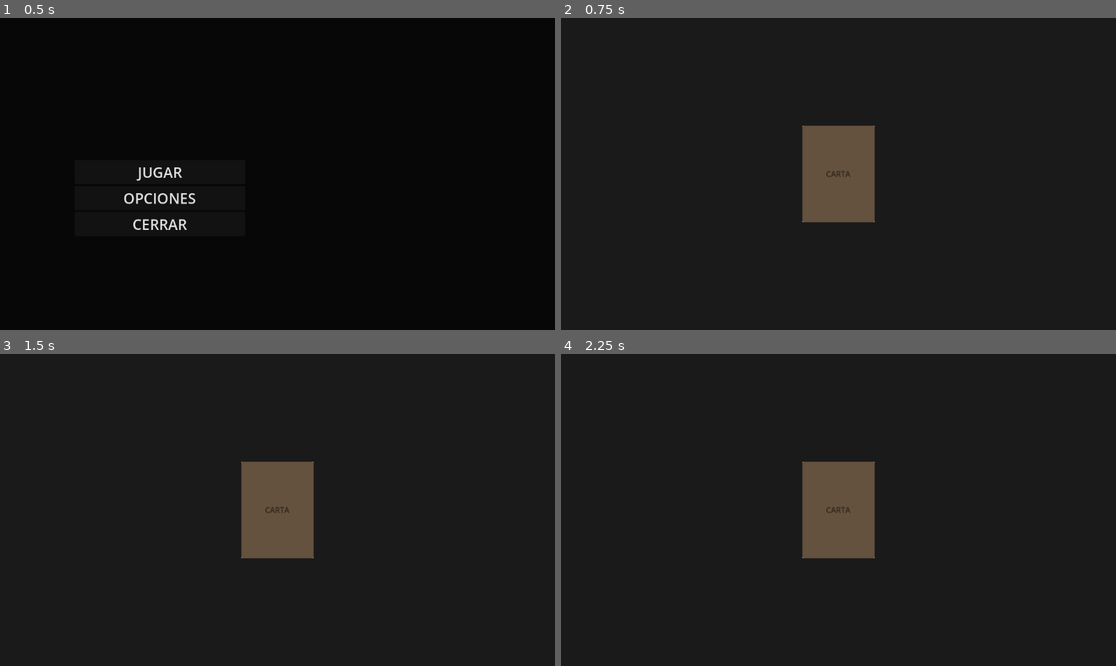
Above: before the commit, frames 1-4 (two rows, left to right).
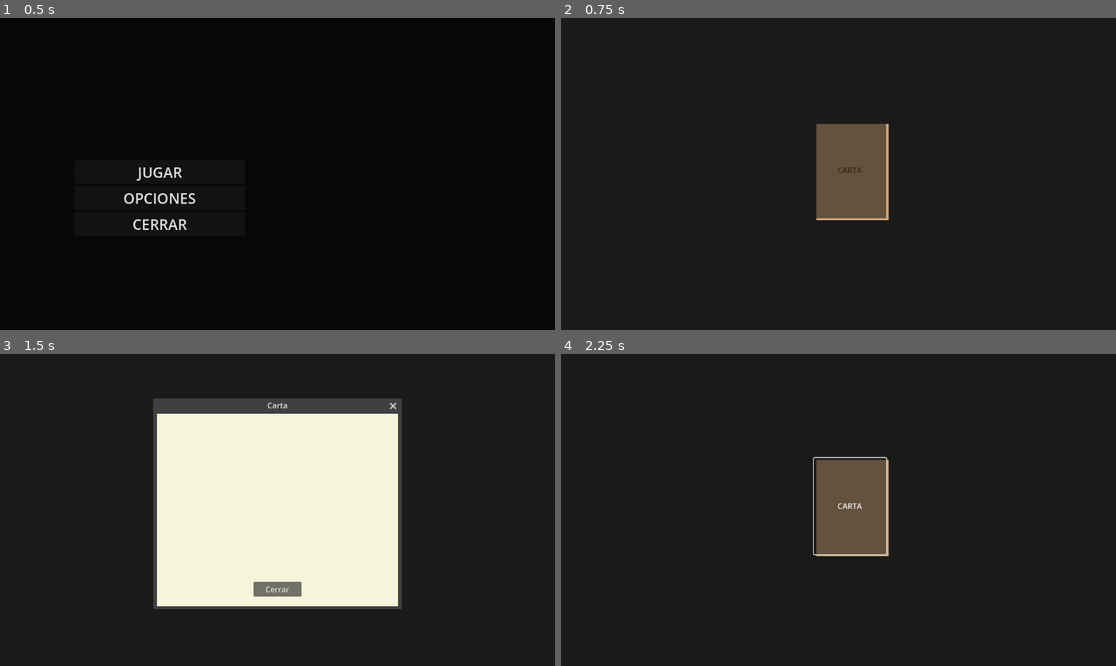
Above: after the commit, the same moments.

Repository: shiarauzo/Lima-game-jam-2026
Game: Godot game, scene res://scenes/main_menu.tscn
The game is run twice, just before and just after one commit, with the same random seed, the same clock (stepped at 60 frames per second) and the same inputs.
Inputs (mouse positions are in pixels of both pictures, inside the frame that each line leads up to):
- Up to frame 1 (0.5 s): no input
- Up to frame 2 (0.75 s): click "JUGAR" at 0.5 s
- Up to frame 3 (1.5 s): click "CARTA" at 1.25 s
- Up to frame 4 (2.25 s): click (838, 588) at 2 s, where only the run after the commit has a clickable "Cerrar"

Frame 1 is identical in both runs. In frame 2, 1.9% of the frame differs, in the area x 43-60%, y 33-66%; in frame 3, 30%, in the area x 27-73%, y 14-82%; in frame 4, 2.0%.

Commit message:
add modal interaction

Diff:
--- a/scenes/firstlevel.gd
+++ b/scenes/firstlevel.gd
@@ -3,7 +3,8 @@
 @onready var card_modal = $CardModal
 
 func _on_card_pressed() -> void:
-	card_modal.popup_centered()
+	print("Card pressed")
+	card_modal.show()
 
 func _on_card_modal_close_requested() -> void:
 	card_modal.hide()
--- a/scenes/firstlevel.tscn
+++ b/scenes/firstlevel.tscn
@@ -10,41 +10,6 @@
 grow_horizontal = 2
 grow_vertical = 2
 script = ExtResource("1_script")
-
-[node name="Background" type="ColorRect" parent="."]
-layout_mode = 1
-anchors_preset = 15
-anchor_right = 1.0
-anchor_bottom = 1.0
-grow_horizontal = 2
-grow_vertical = 2
-color = Color(0.101961, 0.101961, 0.101961, 1)
-
-[node name="Card" type="Button" parent="."]
-layout_mode = 1
-anchors_preset = 8
-anchor_left = 0.5
-anchor_top = 0.5
-anchor_right = 0.5
-anchor_bottom = 0.5
-offset_left = -75.0
-offset_top = -100.0
-offset_right = 75.0
-offset_bottom = 100.0
-grow_horizontal = 2
-grow_vertical = 2
-theme_override_colors/font_color = Color(0.2, 0.15, 0.1, 1)
-text = "CARTA"
-
-[node name="CardColorRect" type="ColorRect" parent="Card"]
-show_behind_parent = true
-layout_mode = 1
-anchors_preset = 15
-anchor_right = 1.0
-anchor_bottom = 1.0
-grow_horizontal = 2
-grow_vertical = 2
-color = Color(0.831373, 0.647059, 0.454902, 1)
 
 [node name="CardModal" type="Window" parent="."]
 title = "Carta"
@@ -76,6 +41,46 @@
 grow_vertical = 0
 text = "Cerrar"
 
-[connection signal="pressed" from="Card" to="." method="_on_card_pressed"]
+[node name="Background" type="ColorRect" parent="."]
+layout_mode = 1
+anchors_preset = 15
+anchor_right = 1.0
+anchor_bottom = 1.0
+grow_horizontal = 2
+grow_vertical = 2
+color = Color(0.101961, 0.101961, 0.101961, 1)
+
+[node name="Card" type="Button" parent="."]
+layout_mode = 1
+anchors_preset = 8
+anchor_left = 0.5
+anchor_top = 0.5
+anchor_right = 0.5
+anchor_bottom = 0.5
+offset_left = -51.0
+offset_top = -108.0
+offset_right = 99.0
+offset_bottom = 92.0
+grow_horizontal = 2
+grow_vertical = 2
+theme_override_colors/font_color = Color(0.2, 0.15, 0.1, 1)
+text = "CARTA"
+
+[node name="CardColorRect" type="ColorRect" parent="Card"]
+show_behind_parent = true
+layout_mode = 1
+anchors_preset = 15
+anchor_right = 1.0
+anchor_bottom = 1.0
+offset_left = 5.0
+offset_top = 4.0
+offset_right = 5.0
+offset_bottom = 4.0
+grow_horizontal = 2
+grow_vertical = 2
+mouse_filter = 2
+color = Color(0.831373, 0.647059, 0.454902, 1)
+
 [connection signal="close_requested" from="CardModal" to="." method="_on_card_modal_close_requested"]
 [connection signal="pressed" from="CardModal/CloseButton" to="." method="_on_card_modal_close_requested"]
+[connection signal="pressed" from="Card" to="." method="_on_card_pressed"]
Not shown, added: scenes/firstlevel.gd.uid
Not shown: 1 places in scenes/firstlevel.tscn that only renumber resources
